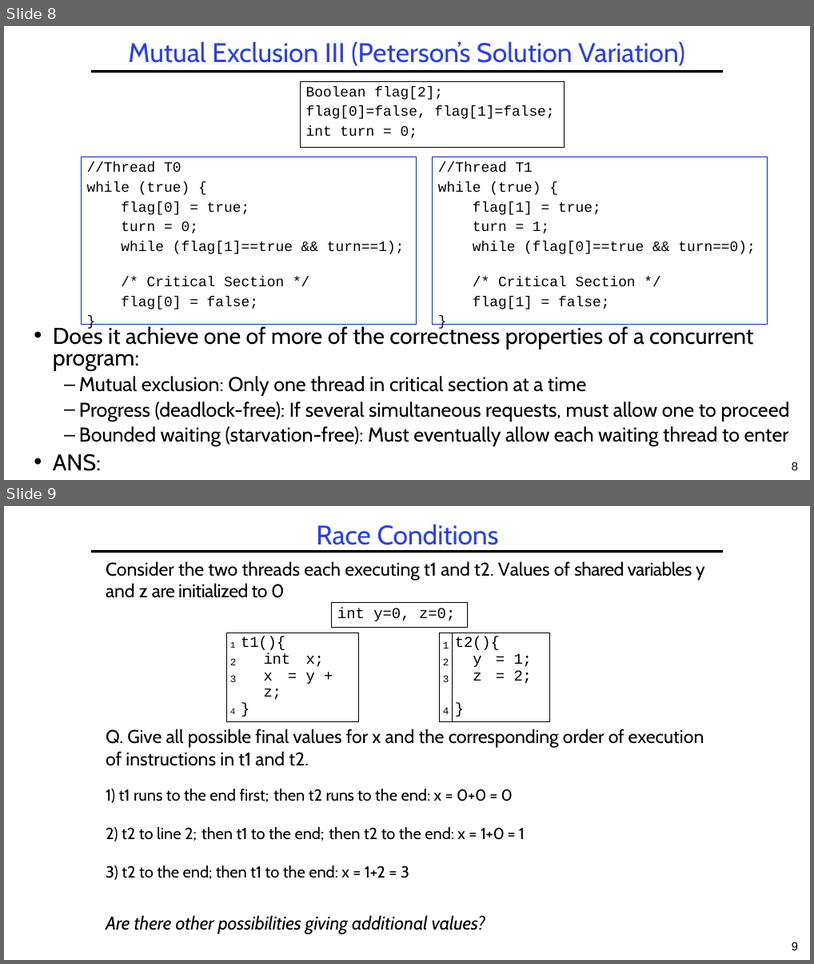
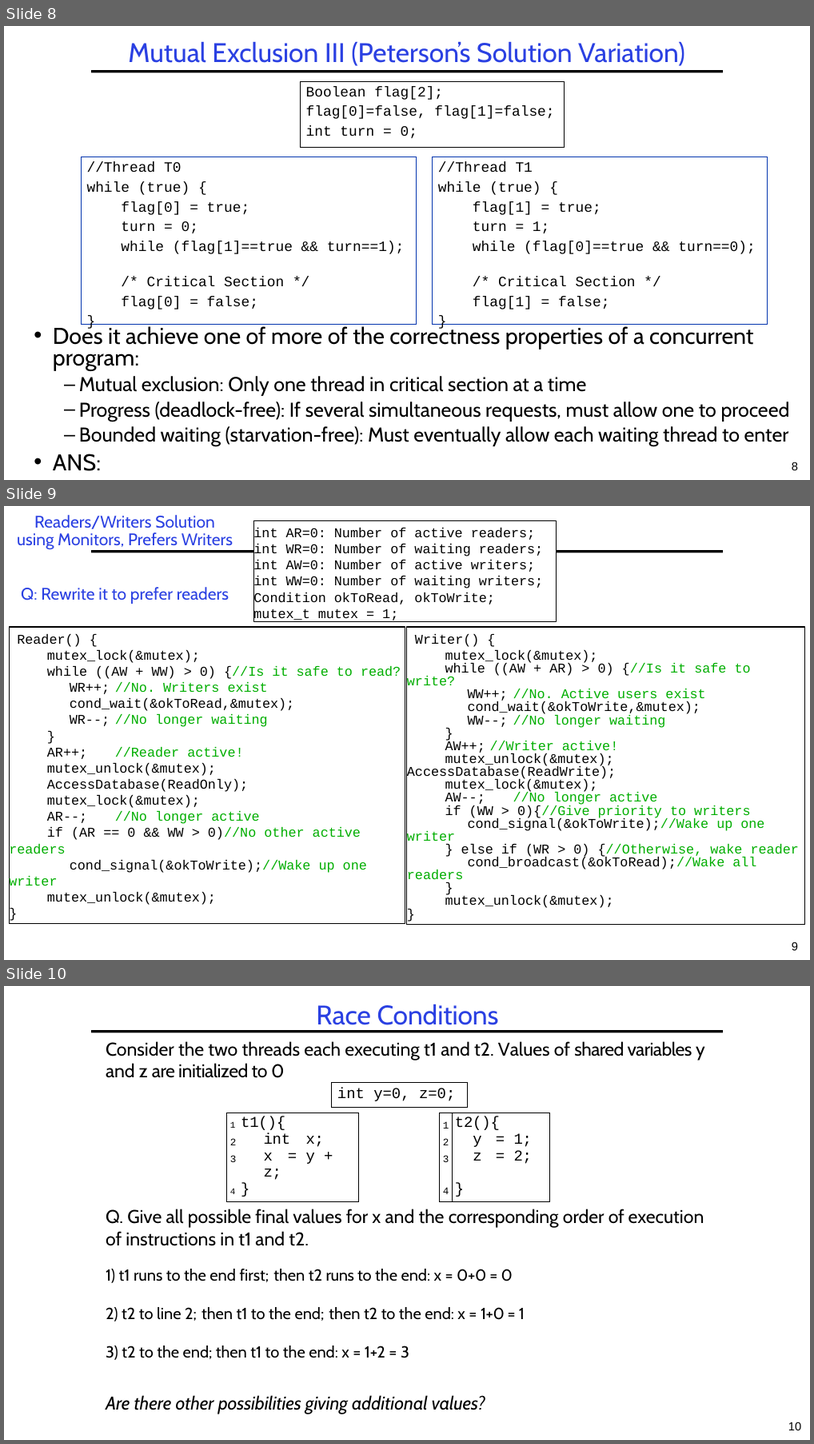
Before and after one commit to guhofstra/CSC256Fa25, a slide deck: PPTs/L3-Exercises.pptx. Shown one above the other, each under a label of ours: slides 8 and 9 before the commit, slides 8, 9 and 10 after it. The pictures are 814x964 and 814x1444 pixels, drawn with LibreOffice and Linux fonts; fonts in the diff are those of the drawing. Boxes give left, top, right and bottom in pixels: in the first picture for what was removed or moved away, otherwise in the second. Text is boxed around its words. In the diff, an @@ line names an element or a change of style, - is before the commit and + after.

```diff
--- a/PPTs/L3-Exercises.pptx
+++ b/PPTs/L3-Exercises.pptx
@@ slide 9 added at (4, 506, 810, 960), background #FFFFFF; not listed: 1 template element that a slide beside it also shows @@
@@ title added at (17, 515, 233, 550), 20 pt, text #2A40E2 @@
+Readers/Writers Solution
+using Monitors, Prefers Writers
@@ rectangle added at (254, 520, 556, 621), fill #FFFFFF, outline #000000 1 pt, 16 pt, text #000000 @@
+int AR=0: Number of active readers;
+int WR=0: Number of waiting readers;
+int AW=0: Number of active writers;
+int WW=0: Number of waiting writers;
+Condition okToRead, okToWrite;
+mutex_t mutex = 1;
@@ text added at (21, 587, 229, 604), 20 pt, text #2A40E2 @@
+Q: Rewrite it to prefer readers
@@ rectangle added at (9, 627, 405, 924), outline #000000 1 pt, 16 pt, text #000000 @@
+Reader() {
+mutex_lock(&mutex);
+while ((AW + WW) > 0) {//Is it safe to read?
+WR++; //No. Writers exist
+cond_wait(&okToRead,&mutex);
+WR--; //No longer waiting
+}
+AR++; //Reader active!
+mutex_unlock(&mutex);
+AccessDatabase(ReadOnly);
+mutex_lock(&mutex);
+AR--; //No longer active
+if (AR == 0 && WW > 0)//No other active readers
+cond_signal(&okToWrite);//Wake up one writer
+mutex_unlock(&mutex);
+}
@@ rectangle added at (407, 627, 806, 924), fill #FFFFFF, outline #000000 1 pt, 16 pt, text #000000 @@
+Writer() {
+mutex_lock(&mutex);
+while ((AW + AR) > 0) {//Is it safe to write?
+WW++; //No. Active users exist
+cond_wait(&okToWrite,&mutex);
+WW--; //No longer waiting
+}
+AW++; //Writer active!
+mutex_unlock(&mutex); AccessDatabase(ReadWrite);
+mutex_lock(&mutex);
+AW--; //No longer active
+if (WW > 0){//Give priority to writers
+cond_signal(&okToWrite);//Wake up one writer
+} else if (WR > 0) {//Otherwise, wake reader
+cond_broadcast(&okToRead);//Wake all readers
+}
+mutex_unlock(&mutex);
+}
@@ page number added at (792, 941, 798, 950), 14 pt, text #000000 @@
+9
@@ what was slide 9 is now slide 10 @@
@@ page number at (789, 1421, 802, 1430): text changed @@
-9
+10
```
Also in this commit, not shown: 3 slides changed, 14 other files.
